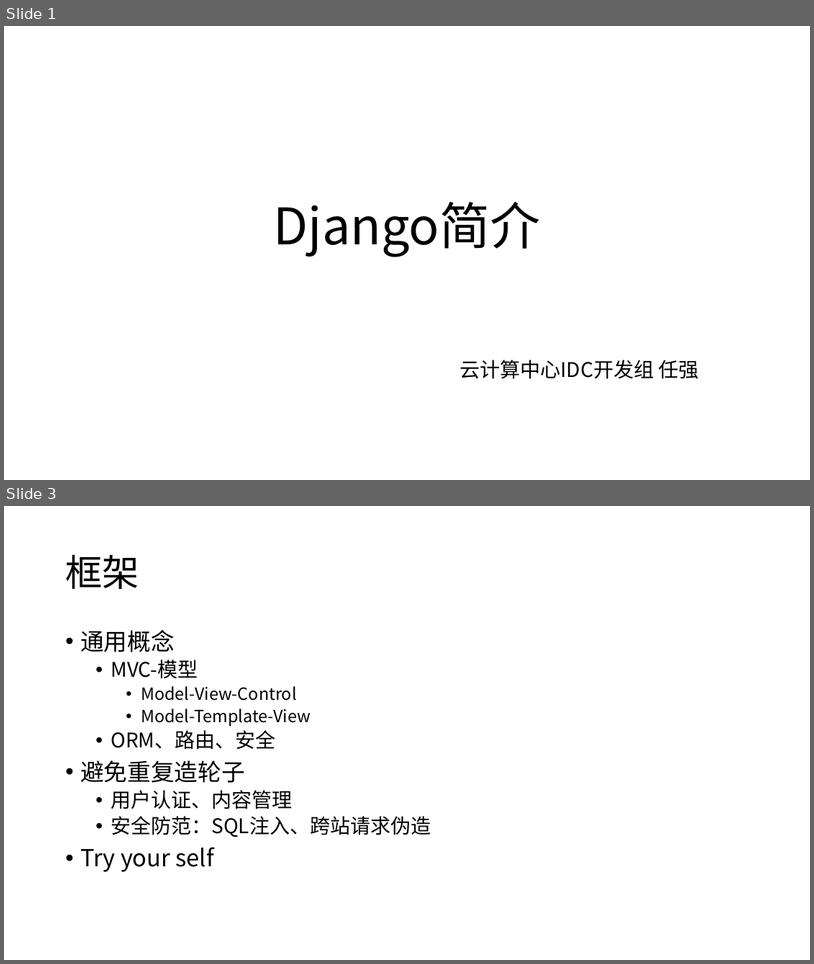
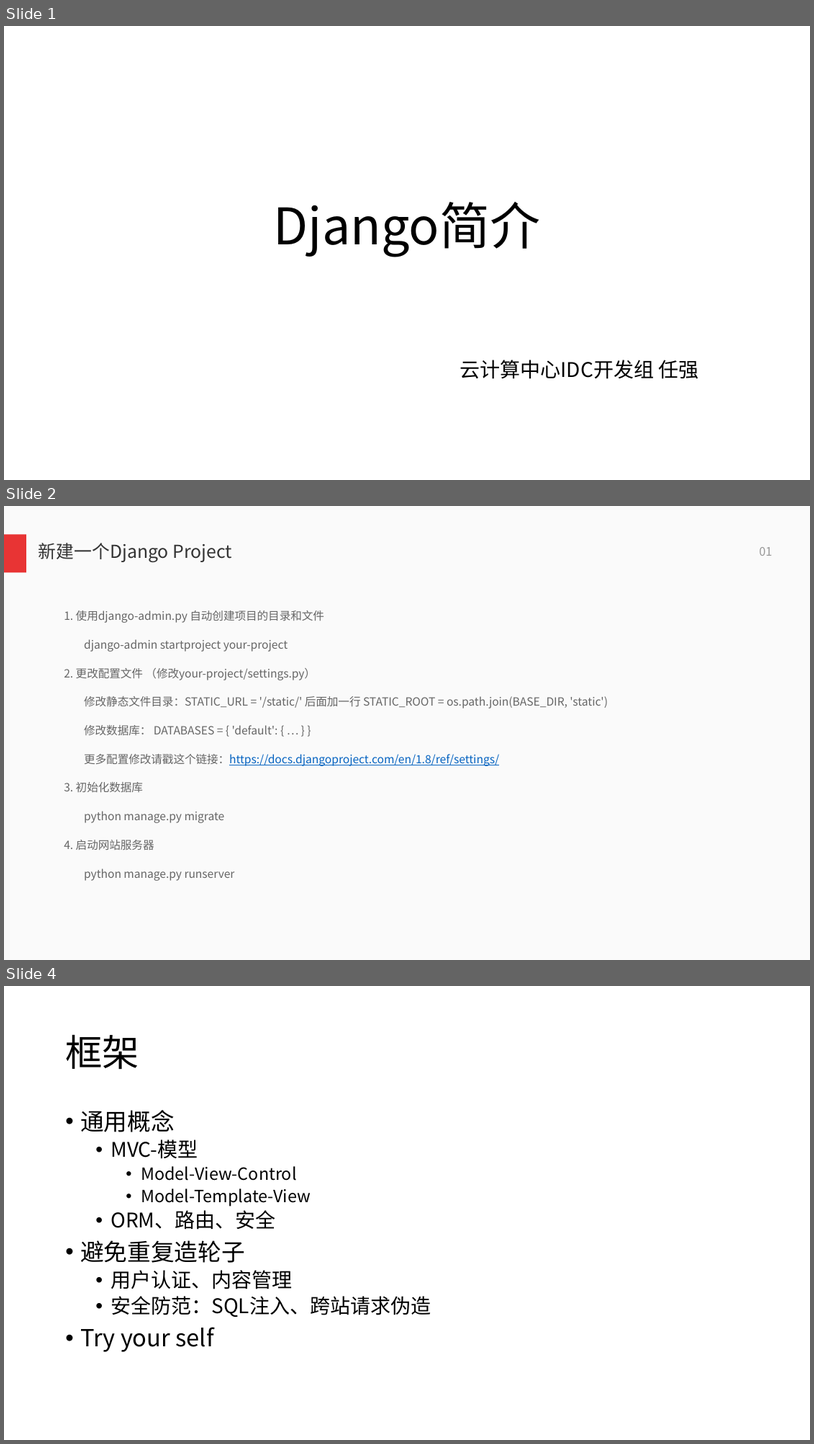
Before and after one commit to renqHIT/DemoQ, a slide deck: Django.pptx. Shown one above the other, each under a label of ours: slides 1 and 3 before the commit, slides 1, 2 and 4 after it; the slides between them are not shown. The pictures are 814x964 and 814x1444 pixels, drawn with LibreOffice and Linux fonts; fonts in the diff are those of the drawing; background and template pictures are left out. Boxes give left, top, right and bottom in pixels: in the first picture for what was removed or moved away, otherwise in the second. Text is boxed around its words. In the diff, an @@ line names an element or a change of style, - is before the commit and + after.

Commit message:
renamed:    "Django\346\212\200\346\234\257\344\272\244\346\265\201.pptx" -> "Django\346\212\200\346\234\257\344\272\244\346\265\201-2112.pptx"

```diff
--- a/Django.pptx
+++ b/Django.pptx
@@ slide 2 added at [4, 506, 810, 960], background picture (left out) @@
@@ rectangle added at [4, 506, 810, 960], fill #FAFAFA @@
@@ rectangle added at [4, 534, 26, 572], fill #E83434 @@
@@ title added at [38, 543, 233, 562], 21.3 pt, text #333333 @@
+新建一个Django Project
@@ text added at [759, 547, 772, 556], 14 pt, text #999999 @@
+01
@@ text added at [64, 610, 608, 880], 13.3 pt, text #666666 @@
+1. 使用django-admin.py 自动创建项目的目录和文件
+django-admin startproject your-project
+2. 更改配置文件 （修改your-project/settings.py）
+修改静态文件目录：STATIC_URL = '/static/' 后面加一行 STATIC_ROOT = os.path.join(BASE_DIR, 'static')
+修改数据库： DATABASES = { 'default': { … } }
+更多配置修改请戳这个链接：https://docs.djangoproject.com/en/1.8/ref/settings/
+3. 初始化数据库
+python manage.py migrate
+4. 启动网站服务器
+python manage.py runserver
@@ what was slide 3 is now slide 4 @@
```
Also in this commit, not shown: 1 slide changed, 30 other files.
